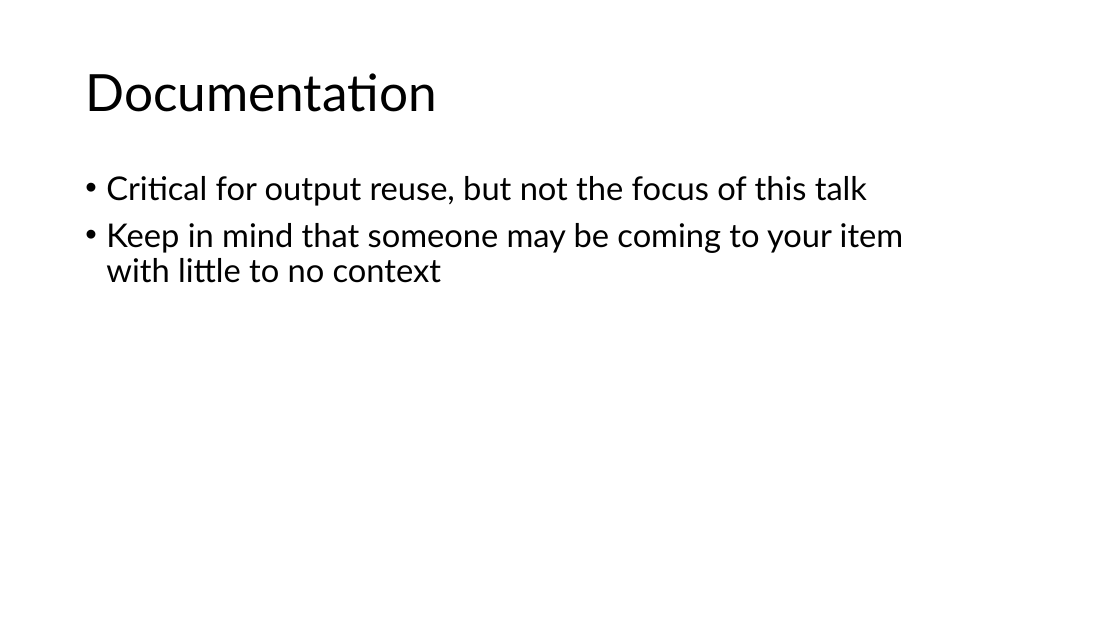
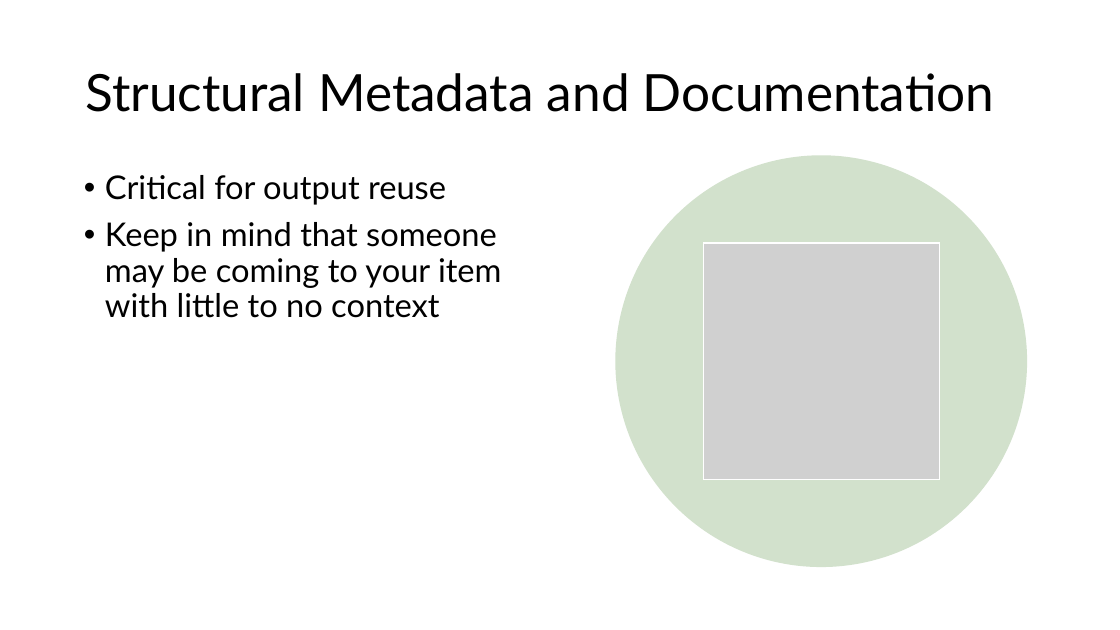
Before and after one commit to ecohealthalliance/building-blocks-of-reproducibility, a slide deck: slide 13 of talks/long_term_data_storage.pptx. Drawn at 1120x630 pixels with LibreOffice and Linux fonts; fonts in the diff are those of the drawing; grey boxes stand for pictures; background and template pictures are left out. Boxes give left, top, right and bottom in pixels: in the first picture for what was removed or moved away, otherwise in the second. Text is boxed around its words. In the diff, an @@ line names an element or a change of style, - is before the commit and + after.

```diff
--- a/talks/long_term_data_storage.pptx
+++ b/talks/long_term_data_storage.pptx
@@ title at [85, 73, 994, 112]: text changed @@
-Documentation
+Structural Metadata and Documentation
@@ text at [105, 175, 446, 205]: text changed @@
-• Critical for output reuse, but not the focus of this talk
+• Critical for output reuse
@@ ellipse added at [616, 155, 1028, 567], fill #D3E1CC @@
@@ picture added at [703, 243, 939, 479] @@
```
Also in this commit, not shown: 10 other slides changed, 14 other files.
